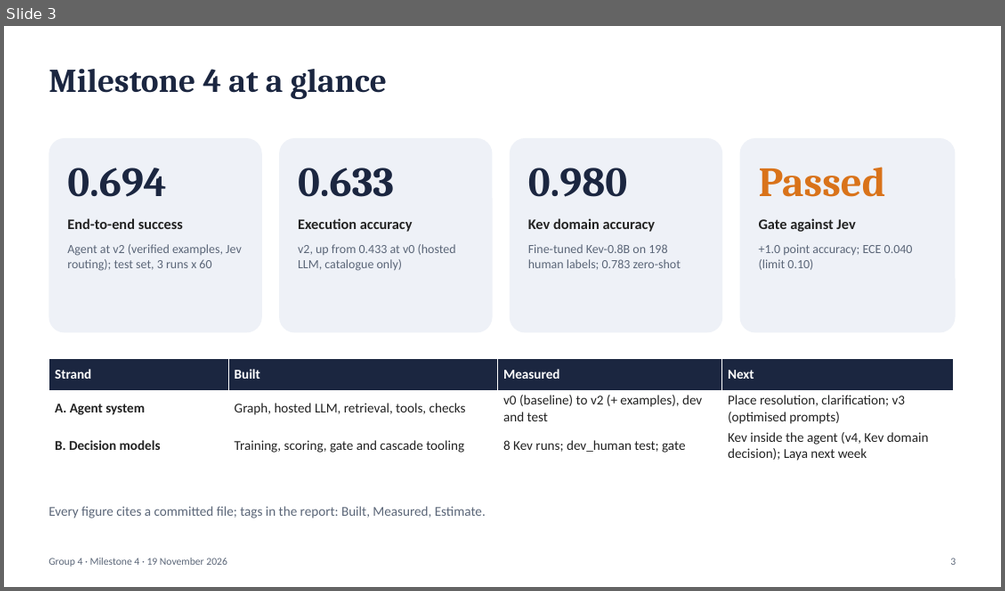
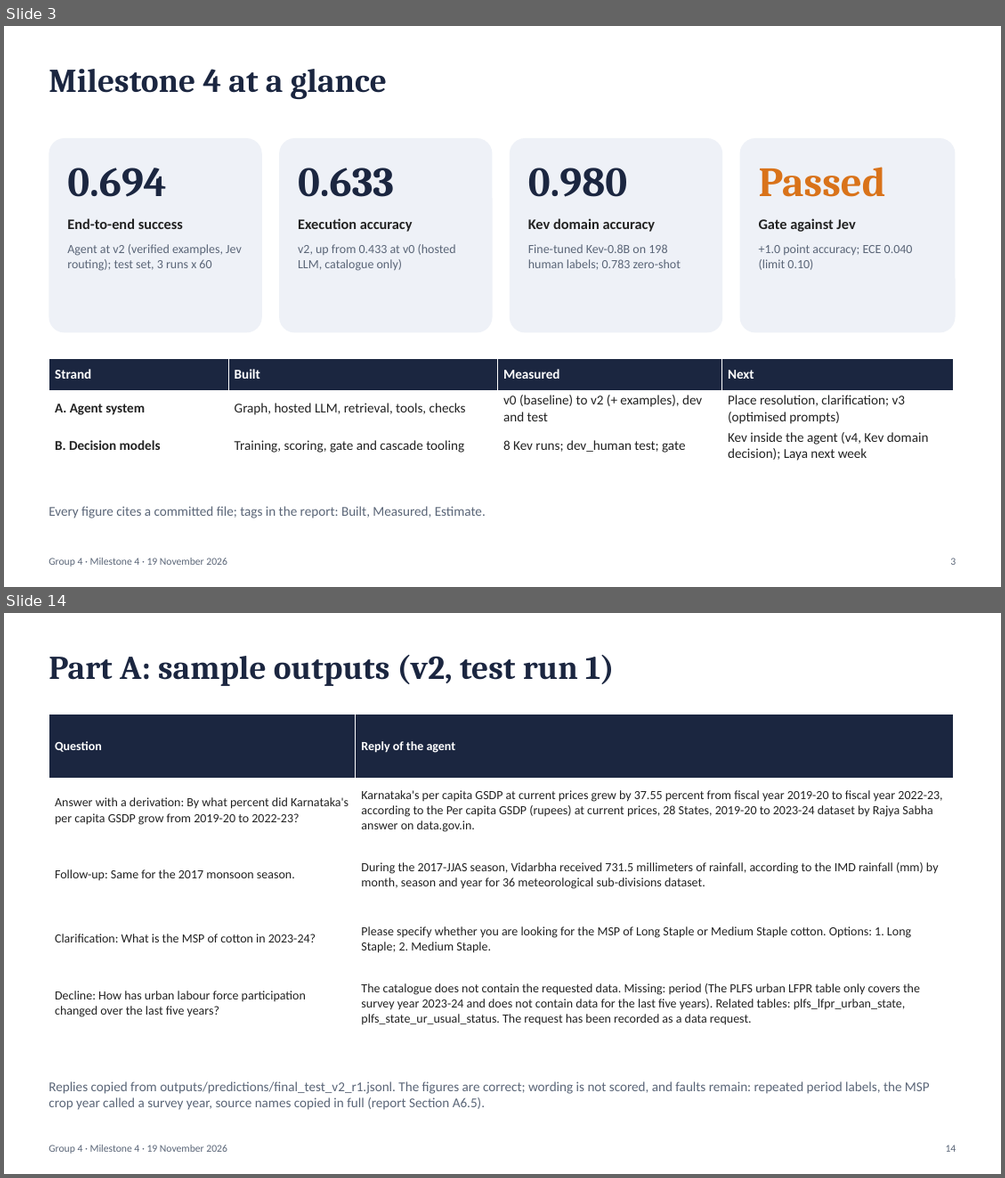
Before and after one commit to sathyaIITM/Group-4-DS-and-AI-Lab-Project, a slide deck: docs/milestones/Milestone4_TA_Presentation.pptx. Shown one above the other, each under a label of ours: slide 3 before the commit, slides 3 and 14 after it; the slides between them are not shown. The pictures are 1005x591 and 1005x1178 pixels, drawn with LibreOffice and Linux fonts; fonts in the diff are those of the drawing. Boxes give left, top, right and bottom in pixels: in the first picture for what was removed or moved away, otherwise in the second. Text is boxed around its words. In the diff, an @@ line names an element or a change of style, - is before the commit and + after.

Commit message:
DOCS: M4 deck, 23 slides: data and evaluation sets, agent architecture, sample outputs; evaluated LLM configuration and evaluation-set wording

```diff
--- a/docs/milestones/Milestone4_TA_Presentation.pptx
+++ b/docs/milestones/Milestone4_TA_Presentation.pptx
@@ slide 14 added at (4,613,1001,1174), background #FFFFFF @@
@@ text added at (48,655,614,686), 32 pt, text #1B2640, bold @@
+Part A: sample outputs (v2, test run 1)
@@ table added at (48,714,954,1036), 5 rows, 2 columns @@
+Question | Reply of the agent
+Answer with a derivation: By what percent did Karnataka's per capita GSDP grow from 2019-20 to 2022-23? | Karnataka's per capita GSDP at current prices grew by 37.55 percent from fiscal year 2019-20 to fiscal year 2022-23, according to the Per capita GSDP (rupees) at current prices, 28 States, 2019-20 to 2023-24 dataset by Rajya Sabha answer on data.gov.in.
+Follow-up: Same for the 2017 monsoon season. | During the 2017-JJAS season, Vidarbha received 731.5 millimeters of rainfall, according to the IMD rainfall (mm) by month, season and year for 36 meteorological sub-divisions dataset.
+Clarification: What is the MSP of cotton in 2023-24? | Please specify whether you are looking for the MSP of Long Staple or Medium Staple cotton. Options: 1. Long Staple; 2. Medium Staple.
+Decline: How has urban labour force participation changed over the last five years? | The catalogue does not contain the requested data. Missing: period (The PLFS urban LFPR table only covers the survey year 2023-24 and does not contain data for the last five years). Related tables: plfs_lfpr_urban_state, plfs_state_ur_usual_status. The request has been recorded as a data request.
@@ text added at (48,1081,930,1110), 13 pt, text #5B6678 @@
+Replies copied from outputs/predictions/final_test_v2_r1.jsonl. The figures are correct; wording is not scored, and faults remain: repeated period labels, the MSP crop year called a survey year, source names copied in full (report Section A6.5).
@@ text added at (48,1144,227,1153), 10 pt, text #5B6678 @@
+Group 4 · Milestone 4 · 19 November 2026
@@ text added at (946,1144,956,1151), 10 pt, text #5B6678 @@
+14
```
Also in this commit, not shown: 17 slides changed, 2 other slides added.
